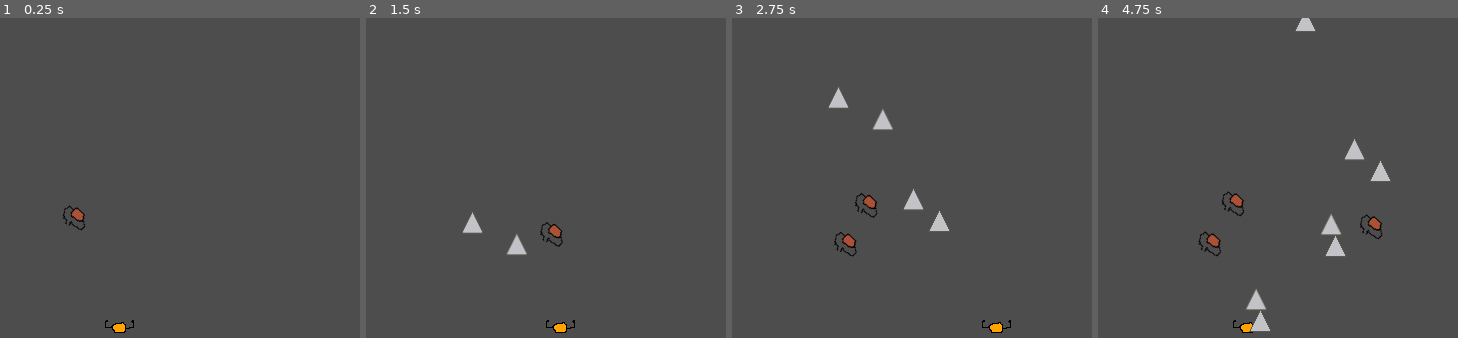
Above: before the commit, frames 1-4 (left to right).
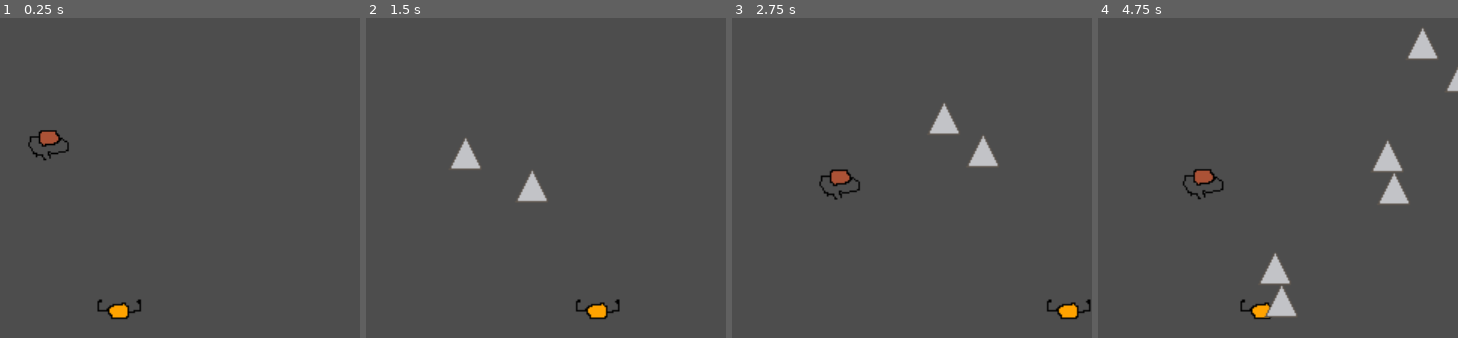
Above: after the commit, the same moments.

Repository: c-macn/building_jumper
Game: Godot game, scene res://proto_level_2d.tscn
Same seed, same stepped clock (60 frames per second), same inputs: the game is played once before the commit and once after it. The project has no main scene, so this scene is started directly.
Inputs:
- Up to frame 1 (0.25 s): no input
- Up to frame 2 (1.5 s): tap Enter (ui_accept) at 0.5, 0.77 s; hold Right (ui_right) 0.53-1.28 s; hold Down (ui_down) from 1.28 s (still down)
- Up to frame 3 (2.75 s): tap Enter (ui_accept) at 1.52 s; release Down (ui_down) at 2.03 s; hold Right (ui_right) from 2.03 s (still down)
- Up to frame 4 (4.75 s): release Right (ui_right) at 2.78 s; hold Up (ui_up) 2.78-3.53 s; tap Enter (ui_accept) at 3.02, 3.77, 4.52 s; hold Left (ui_left) from 3.53 s (still down)

The runs differ from the first frame. In frame 1, 1.1% of the frame differs, in the area x 7-40%, y 35-99%; in frame 2, 2.0%; in frame 3, 3.0%; in frame 4, 4.9%, in the area x 23-100%, y 0-99%.

Commit message:
enemies will shoot and they can be destroyed

Diff:
--- a/bullet.gd
+++ b/bullet.gd
@@ -1,6 +1,7 @@
 class_name Bullet
 extends Area2D
 ## Node for the games bullet
+
 
 func _ready() -> void:
 	set_as_top_level(true)
@@ -12,4 +13,5 @@
 
 
 func _on_hit(what: CharacterBody2D) -> void:
-	print(what)
+	if what is Enemy:
+		what.queue_free()
--- a/bullet.tscn
+++ b/bullet.tscn
@@ -5,7 +5,7 @@
 
 [sub_resource type="CapsuleShape2D" id="CapsuleShape2D_vugp0"]
 radius = 4.0
-height = 22.0
+height = 12.0
 
 [node name="Bullet" type="Area2D"]
 script = ExtResource("1_he6en")
@@ -14,4 +14,5 @@
 texture = ExtResource("1_hd8c0")
 
 [node name="CollisionShape2D" type="CollisionShape2D" parent="."]
+position = Vector2(0, -5)
 shape = SubResource("CapsuleShape2D_vugp0")
--- a/enemy.gd
+++ b/enemy.gd
@@ -2,7 +2,26 @@
 extends CharacterBody2D
 ## Enemy node
 
+
+var bullet = preload('res://bullet.tscn')
+var target: Player
+
 @onready var movement_path: PathFollow2D = get_parent()
+
+func _ready() -> void:
+	$ShootTimer.timeout.connect(self._shoot)
+
 
 func _physics_process(delta) -> void:
 	movement_path.set_progress(movement_path.get_progress() + 100 * delta)
+
+	# If at the end of the path kill the enemy
+	if movement_path.get_progress_ratio() == 1:
+		queue_free()
+
+
+func _shoot() -> void:
+	var new_bullet := bullet.instantiate()
+	add_child(new_bullet)
+	new_bullet.transform = global_transform
+	new_bullet.look_at(target.global_position)
--- a/enemy.tscn
+++ b/enemy.tscn
@@ -16,3 +16,6 @@
 [node name="CollisionShape2D" type="CollisionShape2D" parent="."]
 position = Vector2(1.5, -8)
 shape = SubResource("RectangleShape2D_nn18i")
+
+[node name="ShootTimer" type="Timer" parent="."]
+autostart = true
--- a/enemy_spawner.gd
+++ b/enemy_spawner.gd
@@ -15,6 +15,11 @@
 	can_spawn = false
 	var new_path := path.instantiate()
 	var new_enemy := enemies.instantiate()
+
+	# Just hoping the player is the only one
+	var player_node := get_parent().find_children("Player")[0]
+	new_enemy.target = player_node
+
 	# TODO: Create a dynamic way to assign paths
 	add_child(new_path)
 	new_path.get_child(0).add_child(new_enemy)
--- a/looper_path.tscn
+++ b/looper_path.tscn
@@ -11,6 +11,5 @@
 
 [node name="PathFollow2D" type="PathFollow2D" parent="."]
 position = Vector2(17, 30)
-rotation = 0.764125
 rotates = false
 loop = false
--- a/proto_level_2d.tscn
+++ b/proto_level_2d.tscn
@@ -6,6 +6,10 @@
 [node name="ProtoLevel2D" type="Node2D"]
 
 [node name="Camera2D" type="Camera2D" parent="."]
+position = Vector2(0, 61)
+zoom = Vector2(1.5, 1.5)
+position_smoothing_enabled = true
+rotation_smoothing_enabled = true
 
 [node name="Player" parent="." instance=ExtResource("1_f0mb6")]
 position = Vector2(0, 142)
